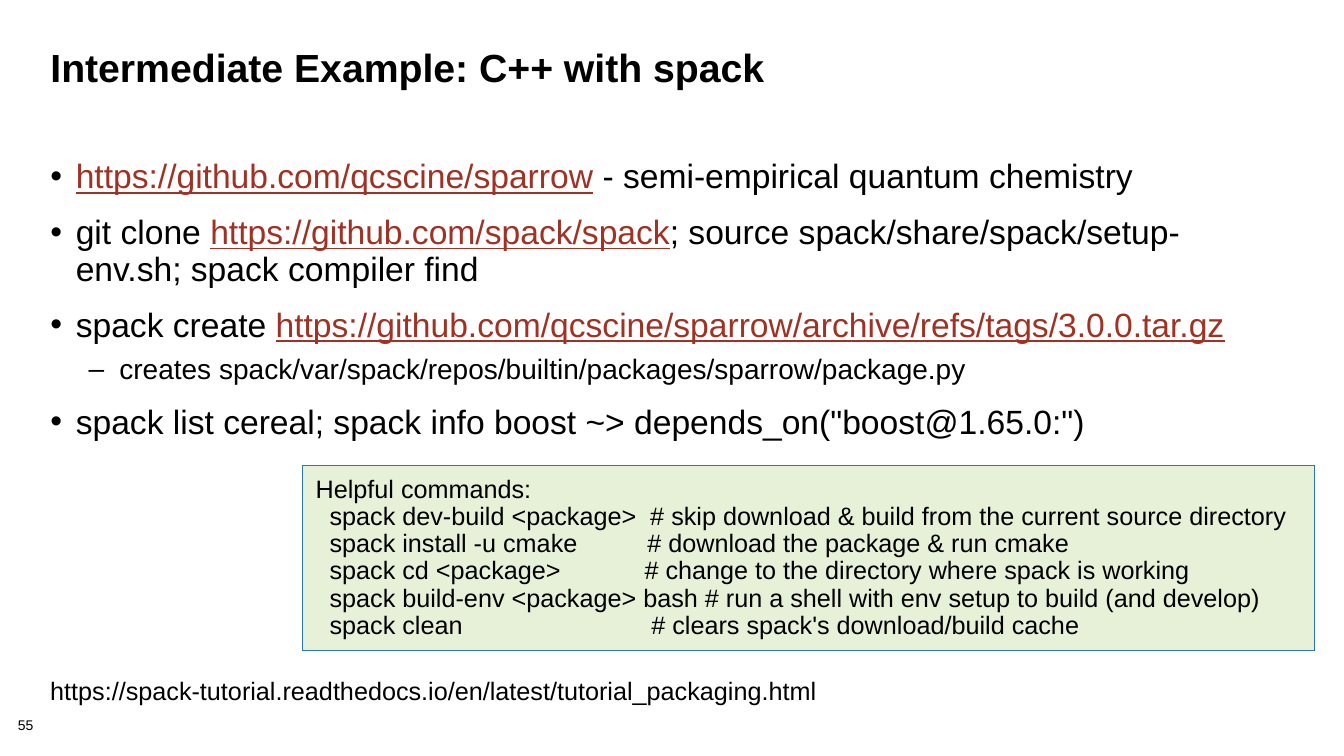
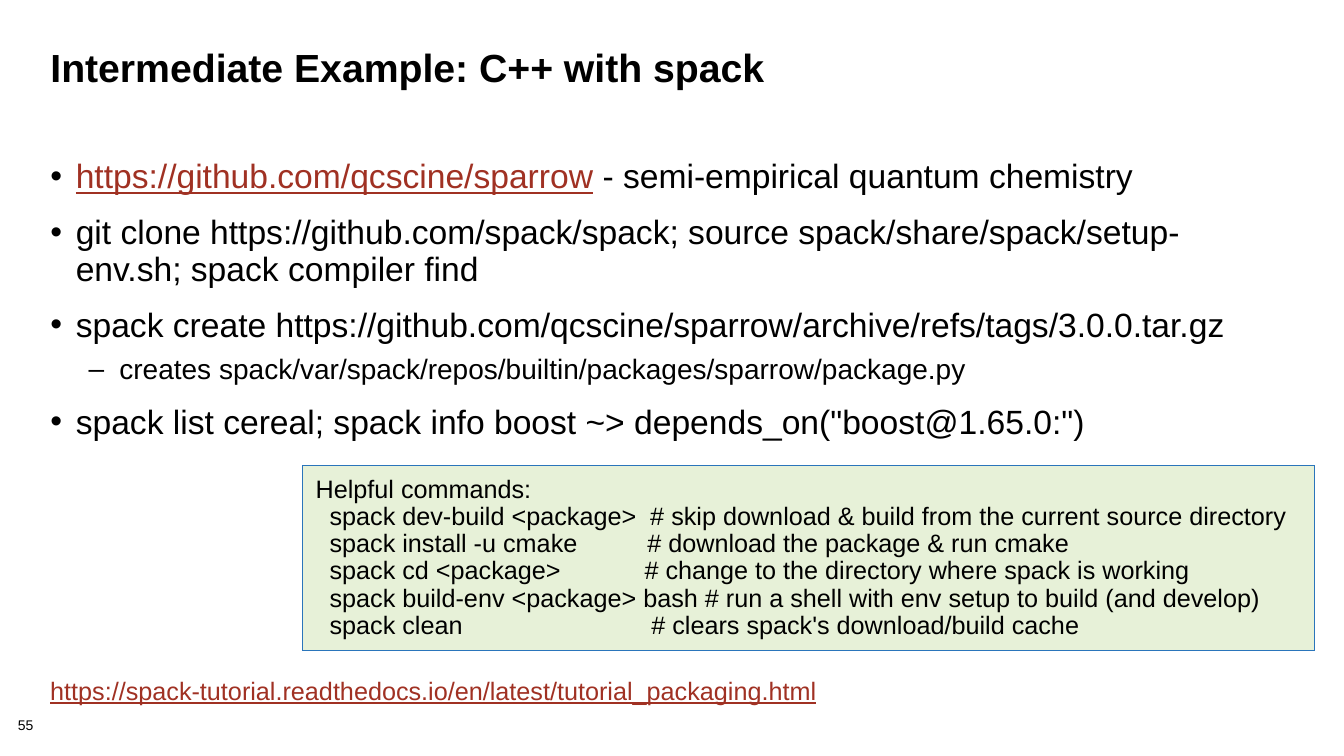
Before and after one commit to bssw-tutorial/presentations, a slide deck: slide 55 of packaging.pptx. Drawn at 1344x756 pixels with LibreOffice and Linux fonts; fonts in the diff are those of the drawing; background and template pictures are left out. Boxes give left, top, right and bottom in pixels: in the first picture for what was removed or moved away, otherwise in the second. Text is boxed around its words. In the diff, an @@ line names an element or a change of style, - is before the commit and + after.

```diff
--- a/packaging.pptx
+++ b/packaging.pptx
@@ text at (76,219,1225,344): text colour #A03123 to #000000, underline off in "https://github.com/spack/spack;", "https://github.com/qcscine/sparrow/archive/refs/tags/3.0.0.t ..." @@
@@ text "https://spack-tutorial.readthedocs.io/en/latest/tutorial_pac ..." at (50,681,816,705): text colour #000000 to #A03123, underline on @@
```
Also in this commit, not shown: 7 other slides changed, 3 other files.
